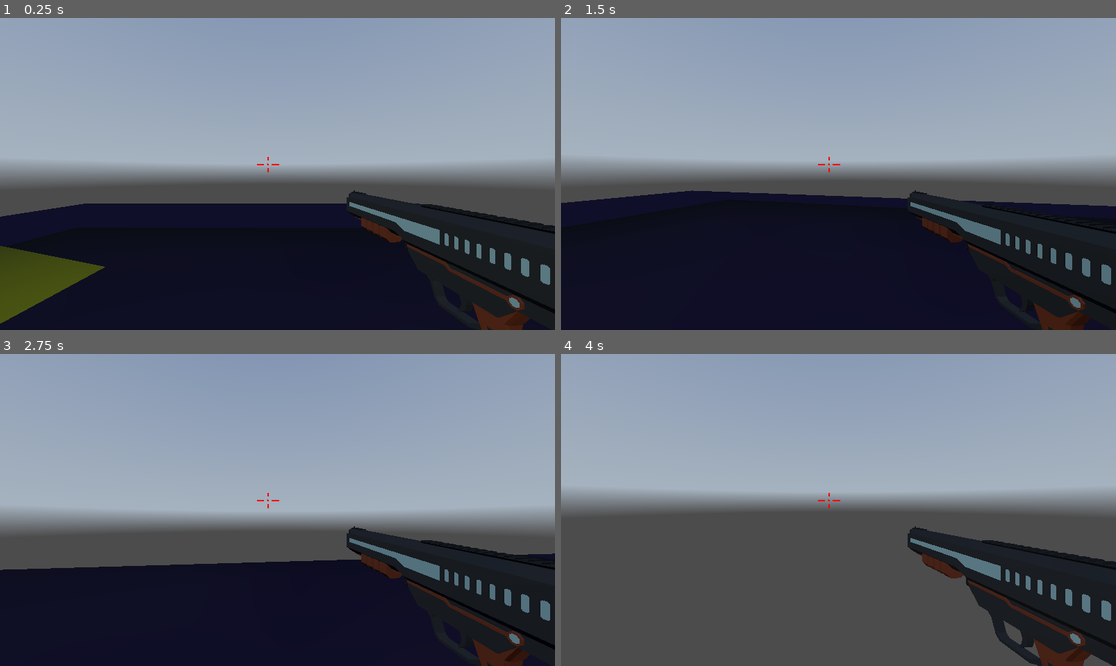
Above: before the commit, frames 1-4 (two rows, left to right).
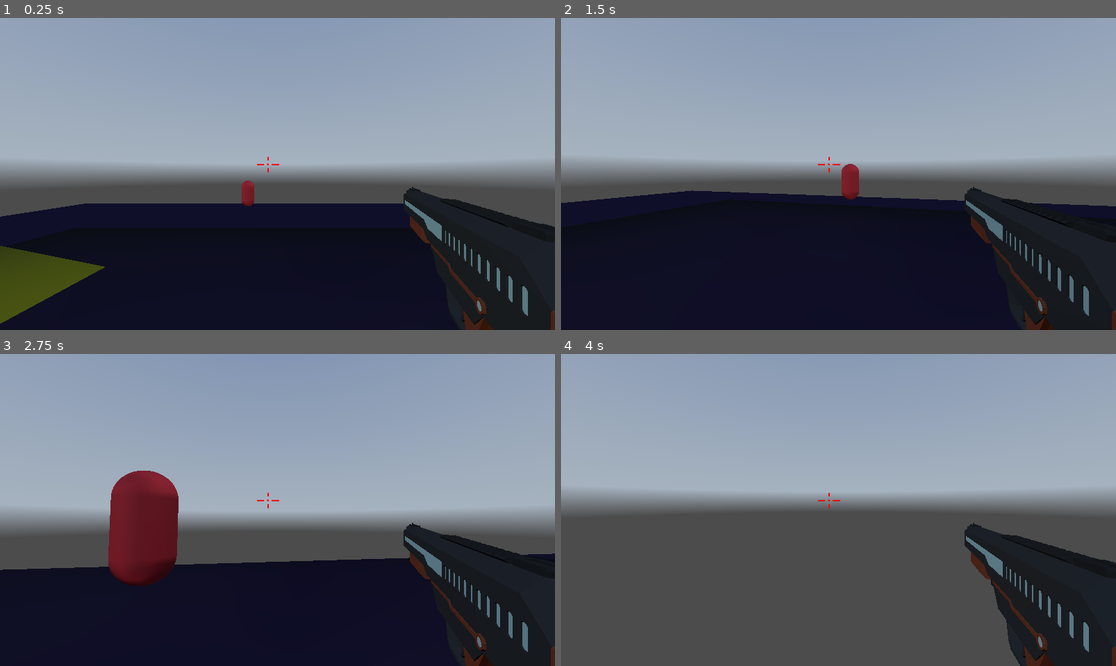
Above: after the commit, the same moments.

Repository: Kwro91/Tuto-Fps-Godot
Game: Godot game, scene res://Scenes/level_01.tscn
Same seed, same stepped clock (60 frames per second), same inputs: the game is played once before the commit and once after it. A sky picture missing from this copy of the repository is replaced by a grey-blue gradient.
Inputs (mouse positions are in pixels of both pictures, inside the frame that each line leads up to):
- Up to frame 1 (0.25 s): no input
- Up to frame 2 (1.5 s): move the mouse to (866, 174) at 0.52 s; hold C (crouch) 0.53-1.28 s; hold W (move_forward) from 0.53 s (still down); tap Space (jump) at 0.77 s; click (866, 174) at 0.8 s; move the mouse to (810, 174) at 1.27 s; click (810, 174) at 1.35 s
- Up to frame 3 (2.75 s): keep holding W (move_forward); tap Space (jump) at 1.52 s; tap C (crouch) at 1.55 s; move the mouse to (288, 503) at 2.02 s; hold C (crouch) from 2.03 s (still down); click (288, 503) at 2.3 s
- Up to frame 4 (4 s): keep holding W (move_forward); move the mouse to (832, 516) at 2.77 s; release C (crouch) at 2.78 s; click (832, 516) at 2.85 s; tap Space (jump) at 3.02, 3.77 s; tap C (crouch) at 3.05 s; tap Enter at 3.5 s; move the mouse to (877, 513) at 3.52 s; hold C (crouch) from 3.53 s (still down); click (877, 513) at 3.8 s

The runs differ from the first frame. In frame 1, 3.5% of the frame differs, in the area x 43-100%, y 52-100%; in frame 2, 3.3%; in frame 3, 7.8%, in the area x 19-100%, y 37-100%; in frame 4, 4.8%.

Commit message:
ajout anim quand on tire + enemy = on peux tuer l'enemy

Diff:
--- /dev/null
+++ b/Controller/scripts/GunTest.gd
@@ -0,0 +1,22 @@
+extends Node3D
+
+@export var DAMAGE : int = 10
+@export var FIRE_RATE : float = 0.2
+@export var ANIMATION_GUN : AnimationPlayer
+@export var CAMERA : Camera3D
+@export var RAYCAST : RayCast3D
+
+var target
+
+func _fire():
+	if (Input.is_action_pressed("left_click")):
+		if not (ANIMATION_GUN.is_playing()):
+			if (RAYCAST.is_colliding()):
+				target = RAYCAST.get_collider()
+				if target && target.is_in_group("Enemy"):
+					target.HEALTH -= DAMAGE
+					print("Hit")
+			#print("fire a shot")
+		ANIMATION_GUN.play("FireAnim", 0)
+	else:
+		ANIMATION_GUN.stop()
--- /dev/null
+++ b/Controller/scripts/enemy.gd
@@ -0,0 +1,15 @@
+extends CharacterBody3D
+
+var HEALTH = 50
+
+func _ready():
+	add_to_group("Enemy")
+
+
+func _physics_process(delta: float) -> void:
+	if (HEALTH <= 0):
+		queue_free()
+
+	# Add the gravity.
+	if not is_on_floor():
+		velocity += get_gravity() * delta
--- a/Controller/scripts/fps_controller.gd
+++ b/Controller/scripts/fps_controller.gd
@@ -5,6 +5,8 @@
 @export var SPEED : float = 5.0
 @export var SPEED_CROUCH : float = 2.0
 @export var JUMP_VELOCITY : float = 4.5
+@export var WEAPON : Node3D
+@export var RAYCAST : RayCast3D
 
 #pour la camera :
 @export var TILT_LOWER_LIMIT := deg_to_rad(-90.0)
@@ -28,9 +30,9 @@
 var _is_crouching : bool = false
 
 func _input(event):
-	if(event.is_action_pressed("exit")):
+	if(Input.is_action_pressed("exit")):
 		get_tree().quit()
-	if event.is_action_pressed("crouch") and TOGGLE_CROUCH == true:
+	if Input.is_action_pressed("crouch") and TOGGLE_CROUCH == true:
 		_toggle_crouch()
 	if event.is_action_pressed("crouch") and _is_crouching ==false and TOGGLE_CROUCH == false: #Hold to crouch
 		_crouching(true)
@@ -118,15 +120,22 @@
 	if anim_name == "crouch":
 		_is_crouching = !_is_crouching
 
-func _handle_auto_uncrouch(delta): #sert a se uncrouch tout seul si le crouch a ete release en dessous de qqch
+func _handle_auto_uncrouch(): #sert a se uncrouch tout seul si le crouch a ete release en dessous de qqch
 	if !Input.is_action_pressed("crouch") and _is_crouching == true and CROUCH_SHAPECAST.is_colliding() == false and TOGGLE_CROUCH == false: #Release to Uncrouch
 		_crouching(false)
+
+func _handle_action():
+	if(Input.is_action_pressed("left_click")):
+		WEAPON._fire()
+
+var target
 
 func _physics_process(delta: float) -> void:
 	# Add the gravity.
 	_handle_gravity(delta)
 	_update_camera(delta)
 	_handle_movements(delta)
+	_handle_action()
 	if _is_crouching == true: #verifie que le joueur est crouch pour eviter les instructions inutiles
-		_handle_auto_uncrouch(delta)
+		_handle_auto_uncrouch()
 	move_and_slide() #Fct godot qui gere les collisions des box godot
--- a/Controller/scripts/reticle.gd
+++ b/Controller/scripts/reticle.gd
@@ -67,8 +67,8 @@
 
 
 # Called every frame. 'delta' is the elapsed time since the previous frame.
-func _process(delta: float) -> void:
-	pass
+#func _process(delta: float) -> void:
+	#pass
 
 func _draw():
 	draw_circle(Vector2(0,0), DOT_RADIUS, DOT_COLOR) #draw reticle dot
--- /dev/null
+++ b/Scenes/enemy.tscn
@@ -0,0 +1,21 @@
+[gd_scene load_steps=5 format=3 uid="uid://c4dmrohgner6p"]
+
+[ext_resource type="Script" path="res://Controller/scripts/enemy.gd" id="1_ajflr"]
+
+[sub_resource type="CapsuleShape3D" id="CapsuleShape3D_86eqe"]
+
+[sub_resource type="StandardMaterial3D" id="StandardMaterial3D_0n3fm"]
+albedo_color = Color(1, 0.231373, 0.27451, 1)
+
+[sub_resource type="CapsuleMesh" id="CapsuleMesh_ttira"]
+material = SubResource("StandardMaterial3D_0n3fm")
+
+[node name="Enemy" type="CharacterBody3D"]
+script = ExtResource("1_ajflr")
+
+[node name="CollisionShape3D" type="CollisionShape3D" parent="."]
+transform = Transform3D(1, 0, 0, 0, 1, 0, 0, 0, 1, 0, 1, 0)
+shape = SubResource("CapsuleShape3D_86eqe")
+
+[node name="PlaceholerMesh" type="MeshInstance3D" parent="CollisionShape3D"]
+mesh = SubResource("CapsuleMesh_ttira")
--- a/Scenes/fps_controller.tscn
+++ b/Scenes/fps_controller.tscn
@@ -1,17 +1,55 @@
-[gd_scene load_steps=14 format=3 uid="uid://b0nne6oy83fho"]
+[gd_scene load_steps=18 format=3 uid="uid://b0nne6oy83fho"]
 
 [ext_resource type="Script" path="res://Controller/scripts/fps_controller.gd" id="1_7erxv"]
 [ext_resource type="PackedScene" uid="uid://bto34gldlxe86" path="res://assets/weapons/SM_SciFi_Weapons_01.fbx" id="2_urkyj"]
+[ext_resource type="Script" path="res://Controller/scripts/GunTest.gd" id="3_2bwux"]
 [ext_resource type="Script" path="res://Controller/scripts/reticle.gd" id="3_d6den"]
 [ext_resource type="Script" path="res://Controller/scripts/debug_panel.gd" id="4_0npj8"]
 
 [sub_resource type="CapsuleShape3D" id="CapsuleShape3D_h2r7m"]
 
-[sub_resource type="StandardMaterial3D" id="StandardMaterial3D_m54qi"]
+[sub_resource type="StandardMaterial3D" id="StandardMaterial3D_yl3q0"]
 albedo_color = Color(1, 0.231373, 0.27451, 1)
 
 [sub_resource type="CapsuleMesh" id="CapsuleMesh_t45nu"]
-material = SubResource("StandardMaterial3D_m54qi")
+material = SubResource("StandardMaterial3D_yl3q0")
+
+[sub_resource type="Animation" id="Animation_xw3gx"]
+resource_name = "FireAnim"
+length = 0.1
+tracks/0/type = "value"
+tracks/0/imported = false
+tracks/0/enabled = true
+tracks/0/path = NodePath("CameraController/Camera3D/Hand/GunTest:position")
+tracks/0/interp = 1
+tracks/0/loop_wrap = true
+tracks/0/keys = {
+"times": PackedFloat32Array(0, 0.0333333, 0.0666667, 0.1),
+"transitions": PackedFloat32Array(1, 1, 1, 1),
+"update": 0,
+"values": [Vector3(0.29, 0.42, -0.5), Vector3(0.29, 0.42, -0.35), Vector3(0.29, 0.42, -0.4), Vector3(0.29, 0.42, -0.5)]
+}
+
+[sub_resource type="Animation" id="Animation_sdnrw"]
+length = 0.001
+tracks/0/type = "value"
+tracks/0/imported = false
+tracks/0/enabled = true
+tracks/0/path = NodePath("CameraController/Camera3D/Hand/GunTest:position")
+tracks/0/interp = 1
+tracks/0/loop_wrap = true
+tracks/0/keys = {
+"times": PackedFloat32Array(0),
+"transitions": PackedFloat32Array(1),
+"update": 0,
+"values": [Vector3(0.29, 0.42, -0.5)]
+}
+
+[sub_resource type="AnimationLibrary" id="AnimationLibrary_j2fmr"]
+_data = {
+"FireAnim": SubResource("Animation_xw3gx"),
+"RESET": SubResource("Animation_sdnrw")
+}
 
 [sub_resource type="Animation" id="Animation_331l3"]
 length = 0.001
@@ -117,9 +155,11 @@
 MarginContainer/constants/margin_top = 10
 PanelContainer/styles/panel = SubResource("StyleBoxFlat_cxicx")
 
-[node name="CharacterBody3D" type="CharacterBody3D" node_paths=PackedStringArray("CAMERA_CONTROLLER", "ANIMATIONPLAYER", "CROUCH_SHAPECAST")]
+[node name="CharacterBody3D" type="CharacterBody3D" node_paths=PackedStringArray("WEAPON", "RAYCAST", "CAMERA_CONTROLLER", "ANIMATIONPLAYER", "CROUCH_SHAPECAST")]
 transform = Transform3D(1, 0, 0, 0, 1, 0, 0, 0, 1, 0, 0.883995, 0)
 script = ExtResource("1_7erxv")
+WEAPON = NodePath("CameraController/Camera3D/Hand/GunTest")
+RAYCAST = NodePath("CameraController/Camera3D/RayCast3D")
 CAMERA_CONTROLLER = NodePath("CameraController/Camera3D")
 ANIMATIONPLAYER = NodePath("AnimationPlayer")
 CROUCH_SHAPECAST = NodePath("ShapeCast3D")
@@ -136,11 +176,25 @@
 
 [node name="Camera3D" type="Camera3D" parent="CameraController"]
 
-[node name="Weapon" type="Node3D" parent="CameraController/Camera3D"]
+[node name="Hand" type="Node3D" parent="CameraController/Camera3D"]
 transform = Transform3D(1, 0, 0, 0, 1, 0, 0, 0, 1, 0, -0.680625, 0.226207)
 
-[node name="SM_SciFi_Weapons_01" parent="CameraController/Camera3D/Weapon" instance=ExtResource("2_urkyj")]
-transform = Transform3D(-0.996195, 0, -0.0871556, 0, 1, 0, 0.0871556, 0, -0.996195, 0.373, 0.4, -0.55)
+[node name="GunTest" parent="CameraController/Camera3D/Hand" node_paths=PackedStringArray("ANIMATION_GUN", "CAMERA", "RAYCAST") instance=ExtResource("2_urkyj")]
+transform = Transform3D(-0.913546, 0, 0.406737, 0, 1, 0, -0.406737, 0, -0.913546, 0.29, 0.42, -0.5)
+script = ExtResource("3_2bwux")
+ANIMATION_GUN = NodePath("AnimationGun")
+CAMERA = NodePath("../..")
+RAYCAST = NodePath("../../RayCast3D")
+
+[node name="AnimationGun" type="AnimationPlayer" parent="CameraController/Camera3D/Hand/GunTest"]
+root_node = NodePath("../../../../..")
+libraries = {
+"": SubResource("AnimationLibrary_j2fmr")
+}
+
+[node name="RayCast3D" type="RayCast3D" parent="CameraController/Camera3D"]
+transform = Transform3D(1.91069e-15, 4.37114e-08, -1, 1, -4.37114e-08, 0, -4.37114e-08, -1, -4.37114e-08, 0, 0, 0)
+target_position = Vector3(0, 150, 0)
 
 [node name="ReflectionProbe" type="ReflectionProbe" parent="CameraController"]
 update_mode = 1
@@ -214,4 +268,8 @@
 [node name="VBoxContainer" type="VBoxContainer" parent="UserInterface/DebugPanel/MarginContainer"]
 layout_mode = 2
 
+[node name="TextEdit" type="TextEdit" parent="UserInterface/DebugPanel/MarginContainer/VBoxContainer"]
+layout_mode = 2
+text = "Health"
+
 [connection signal="animation_started" from="AnimationPlayer" to="." method="_on_animation_player_animation_started"]
--- a/Scenes/level_01.tscn
+++ b/Scenes/level_01.tscn
@@ -1,7 +1,8 @@
-[gd_scene load_steps=15 format=3 uid="uid://k7fyq2dmt5f2"]
+[gd_scene load_steps=16 format=3 uid="uid://k7fyq2dmt5f2"]
 
 [ext_resource type="PackedScene" uid="uid://b0nne6oy83fho" path="res://Scenes/fps_controller.tscn" id="1_28c3x"]
 [ext_resource type="Environment" uid="uid://dsay4gdr8k6ur" path="res://Ressources/environment/WE_test.tres" id="1_lee1h"]
+[ext_resource type="PackedScene" uid="uid://c4dmrohgner6p" path="res://Scenes/enemy.tscn" id="4_7xcn2"]
 
 [sub_resource type="StandardMaterial3D" id="StandardMaterial3D_y1axi"]
 albedo_color = Color(0.105912, 0.0422623, 0.209857, 1)
@@ -96,3 +97,6 @@
 
 [node name="CollisionShape3D" type="CollisionShape3D" parent="HighPlatform/StaticBody3D"]
 shape = SubResource("BoxShape3D_onx66")
+
+[node name="Enemy" parent="." instance=ExtResource("4_7xcn2")]
+transform = Transform3D(1, 0, 0, 0, 1, 0, 0, 0, 1, 0, 0.393832, -12.604)
--- a/project.godot
+++ b/project.godot
@@ -58,3 +58,13 @@
 "events": [Object(InputEventKey,"resource_local_to_scene":false,"resource_name":"","device":-1,"window_id":0,"alt_press …(191 unchanged characters)…
 ]
 }
+left_click={
+"deadzone": 0.5,
+"events": [Object(InputEventMouseButton,"resource_local_to_scene":false,"resource_name":"","device":-1,"window_id":0,"alt_pressed":false,"shift_pressed":false,"ctrl_pressed":false,"meta_pressed":false,"button_mask":0,"position":Vector2(0, 0),"global_position":Vector2(0, 0),"factor":1.0,"button_index":1,"canceled":false,"pressed":false,"double_click":false,"script":null)
+]
+}
+right_click={
+"deadzone": 0.5,
+"events": [Object(InputEventMouseButton,"resource_local_to_scene":false,"resource_name":"","device":-1,"window_id":0,"alt_pressed":false,"shift_pressed":false,"ctrl_pressed":false,"meta_pressed":false,"button_mask":0,"position":Vector2(0, 0),"global_position":Vector2(0, 0),"factor":1.0,"button_index":2,"canceled":false,"pressed":false,"double_click":false,"script":null)
+]
+}
